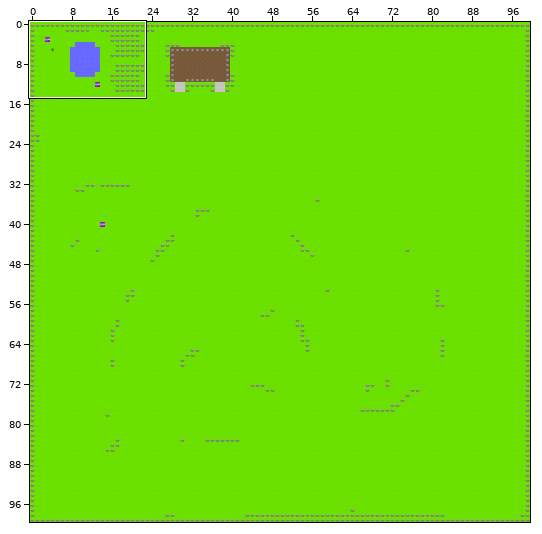
Tiled map, stored at data/map/map_0001.tmx. Above, an overview of the earlier version with the close-up marked.
Close-up. First the earlier version:
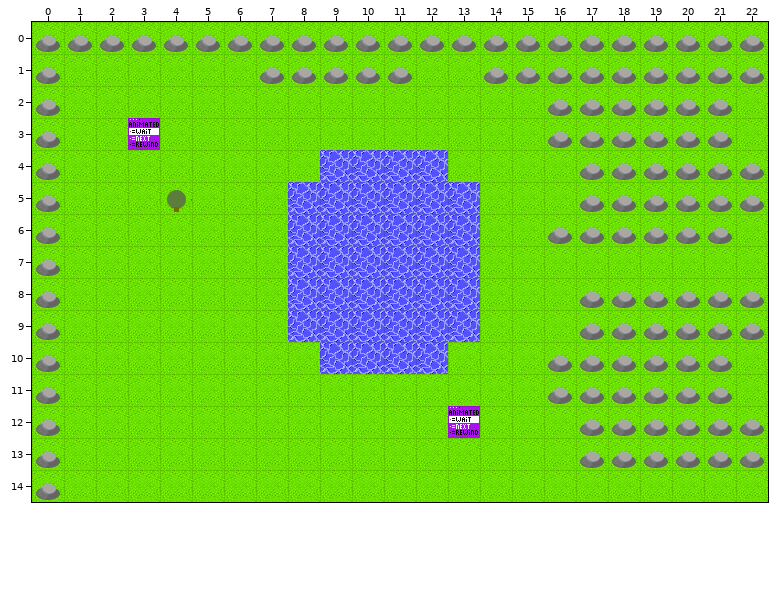
Cells are 32x32 px. Shown: x 0..22, y 0..14.
And afterwards:
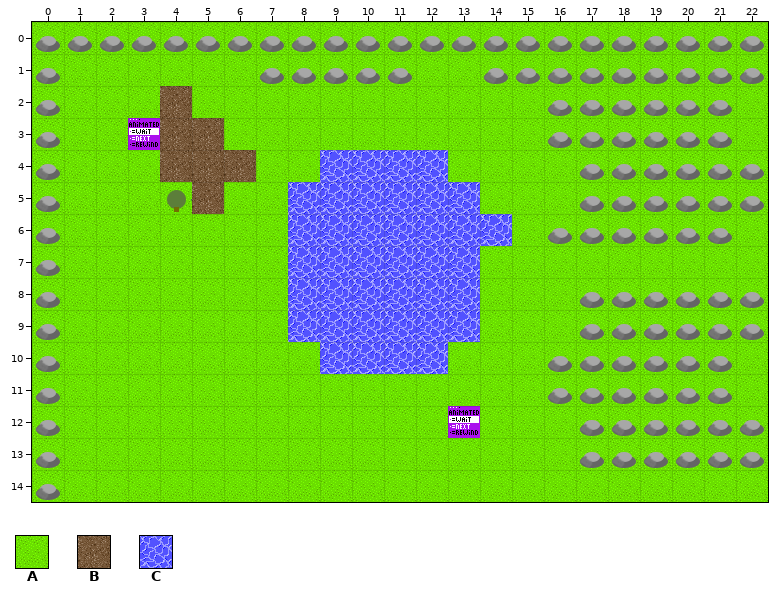
Key: from "town": A 0, B 2, C 105 "water".
_ is an empty cell.
Edits made:
Layer "layer_0":
The edit turns tile A into tile B in row 2 at x 4; in row 3 at x 4 to 5; in row 4 at x 4 to 6; in row 5 at x 5.
The edit turns tile A into tile C in row 6 at x 14.
Where, in picture pixels (left, top, right, bottom), the same in both close-ups:
changed: (160, 86, 256, 214)
changed: (480, 214, 512, 246)
